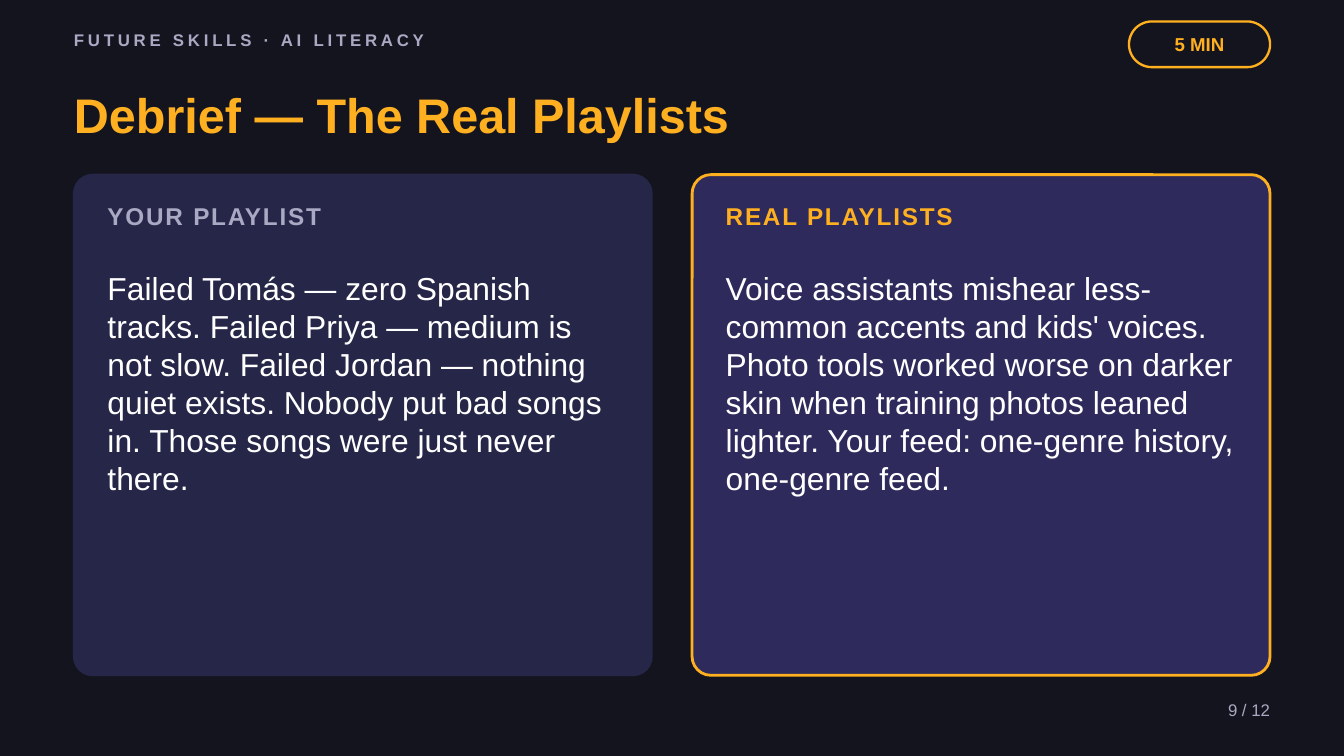
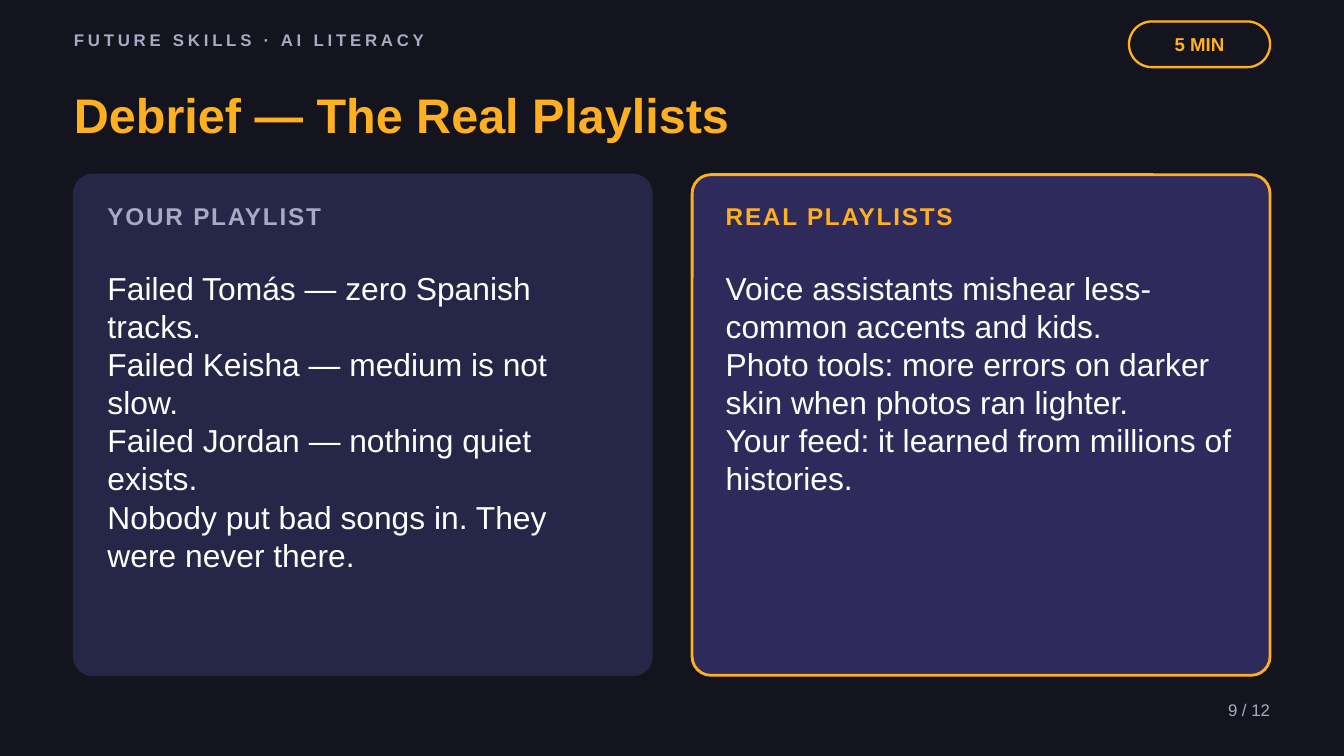
Before and after one commit to phiunit/tptphi, a slide deck: slide 9 of products/ai-training-data-crate/dist/What's in the Playlist - Slides.pptx. Drawn at 1344x756 pixels with LibreOffice and Linux fonts; fonts in the diff are those of the drawing. Boxes give left, top, right and bottom in pixels: in the first picture for what was removed or moved away, otherwise in the second. Text is boxed around its words. In the diff, an @@ line names an element or a change of style, - is before the commit and + after.

```diff
--- a/products/ai-training-data-crate/dist/What's in the Playlist - Slides.pptx
+++ b/products/ai-training-data-crate/dist/What's in the Playlist - Slides.pptx
@@ text at [107,276,547,568]: text changed @@
-Failed Tomás — zero Spanish tracks. Failed Priya — medium is not slow. Failed Jordan — nothing quiet exists. Nobody put bad songs in. Those songs were just never there.
+Failed Tomás — zero Spanish tracks.
+Failed Keisha — medium is not slow.
+Failed Jordan — nothing quiet exists.
+Nobody put bad songs in. They were never there.
@@ text at [726,277,1231,491]: text changed @@
-Voice assistants mishear less-common accents and kids' voices. Photo tools worked worse on darker skin when training photos leaned lighter. Your feed: one-genre history, one-genre feed.
+Voice assistants mishear less-common accents and kids.
+Photo tools: more errors on darker skin when photos ran lighter.
+Your feed: it learned from millions of histories.
```
Also in this commit, not shown: 9 other slides changed, 32 other files.
